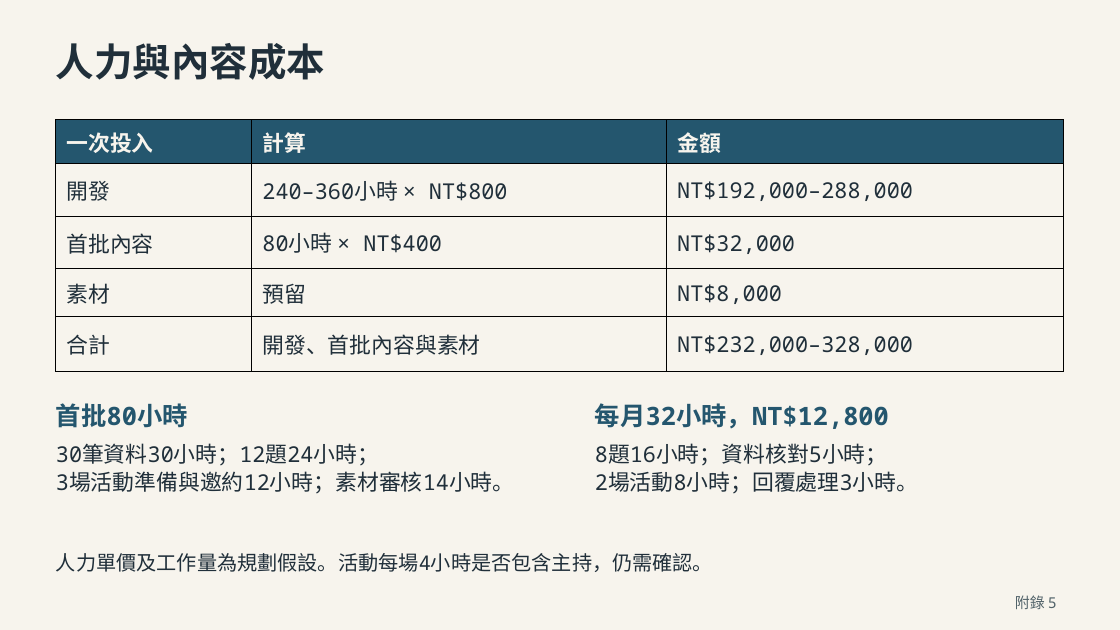
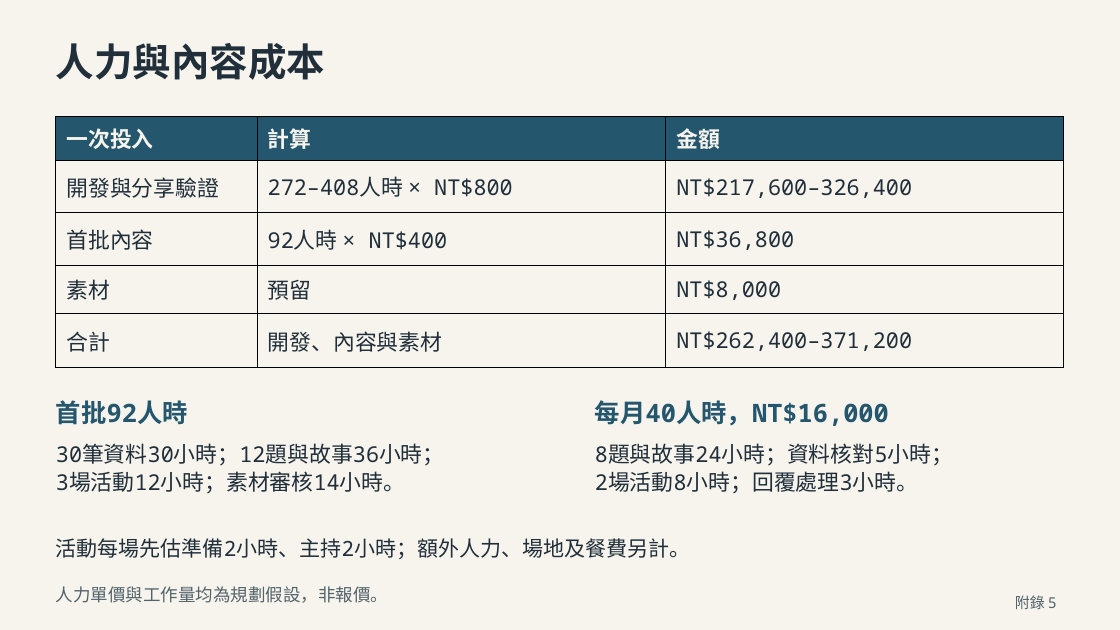
Before and after one commit to e40125/yoxi-meeting-review, a slide deck: slide 21 of downloads/proposal/yoxi-proposal.pptx. Drawn at 1120x630 pixels with LibreOffice and Linux fonts; fonts in the diff are those of the drawing. Boxes give left, top, right and bottom in pixels: in the first picture for what was removed or moved away, otherwise in the second. Text is boxed around its words. In the diff, an @@ line names an element or a change of style, - is before the commit and + after.

```diff
--- a/downloads/proposal/yoxi-proposal.pptx
+++ b/downloads/proposal/yoxi-proposal.pptx
@@ table at (56, 117, 1065, 365) @@
-row 2: 開發 | 240–360小時 × NT$800 | NT$192,000–288,000
+row 2: 開發與分享驗證 | 272–408人時 × NT$800 | NT$217,600–326,400
-row 3, column 2: 80小時 × NT$400
+row 3, column 2: 92人時 × NT$400
-row 3, column 3: NT$32,000
+row 3, column 3: NT$36,800
-row 5, column 2: 開發、首批內容與素材
+row 5, column 2: 開發、內容與素材
-row 5, column 3: NT$232,000–328,000
+row 5, column 3: NT$262,400–371,200
@@ text at (56, 400, 188, 425): text changed @@
-首批80小時
+首批92人時
@@ text at (595, 400, 889, 426): text changed @@
-每月32小時，NT$12,800
+每月40人時，NT$16,000
@@ text at (56, 443, 445, 466): text changed @@
-30筆資料30小時；12題24小時；
+30筆資料30小時；12題與故事36小時；
@@ text at (595, 443, 953, 466): text changed @@
-8題16小時；資料核對5小時；
+8題與故事24小時；資料核對5小時；
@@ text at (56, 471, 405, 494): text changed @@
-3場活動準備與邀約12小時；素材審核14小時。
+3場活動12小時；素材審核14小時。
@@ text added at (56, 538, 690, 559), 18 pt, text #202F3A @@
+活動每場先估準備2小時、主持2小時；額外人力、場地及餐費另計。
@@ text at (56, 586, 388, 603): text changed; size 17.2 to 15 pt; text colour #202F3A to #52636A @@
-人力單價及工作量為規劃假設。活動每場4小時是否包含主持，仍需確認。
+人力單價與工作量均為規劃假設，非報價。
```
Also in this commit, not shown: 21 other slides changed, 5 slides added, 5 slides removed, 47 other files.
